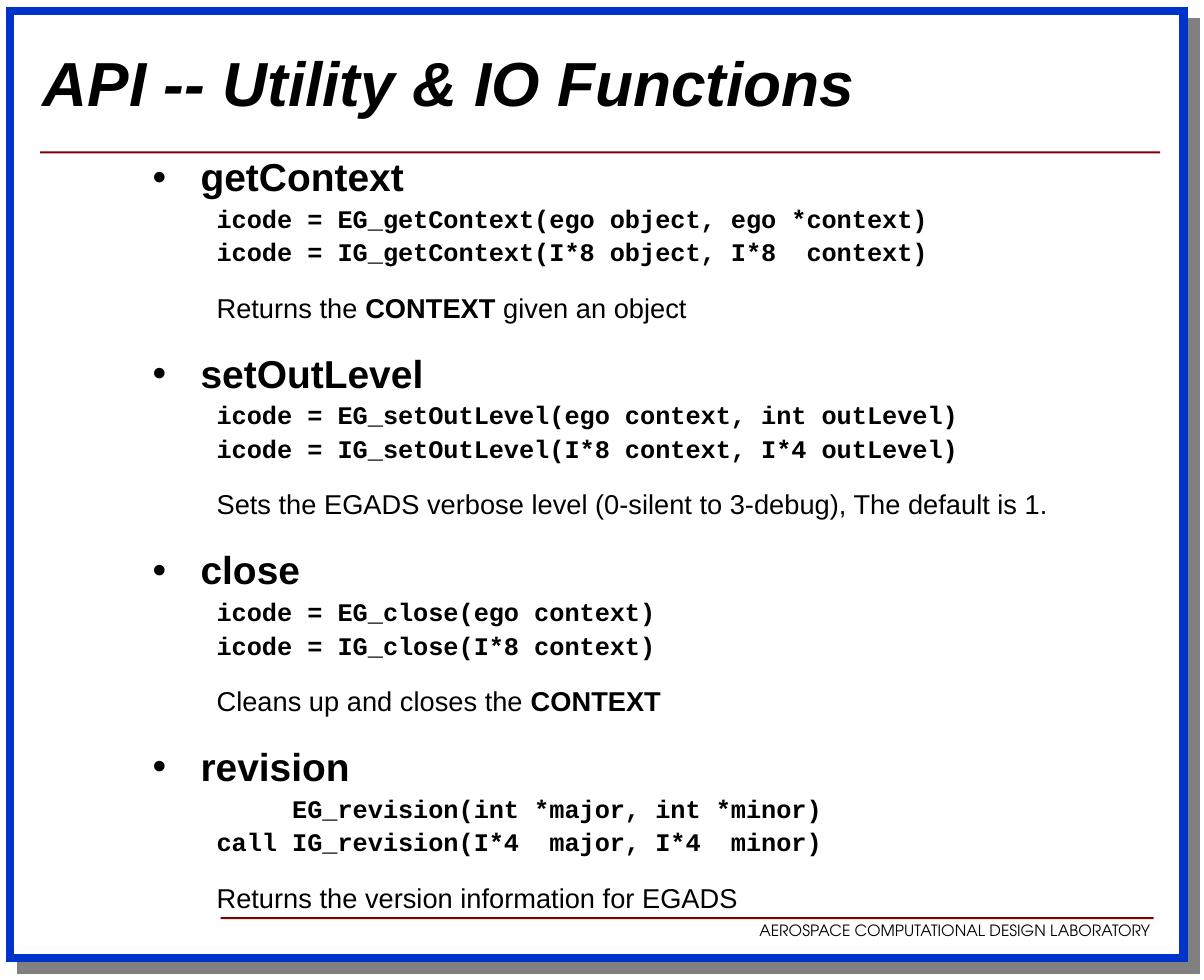
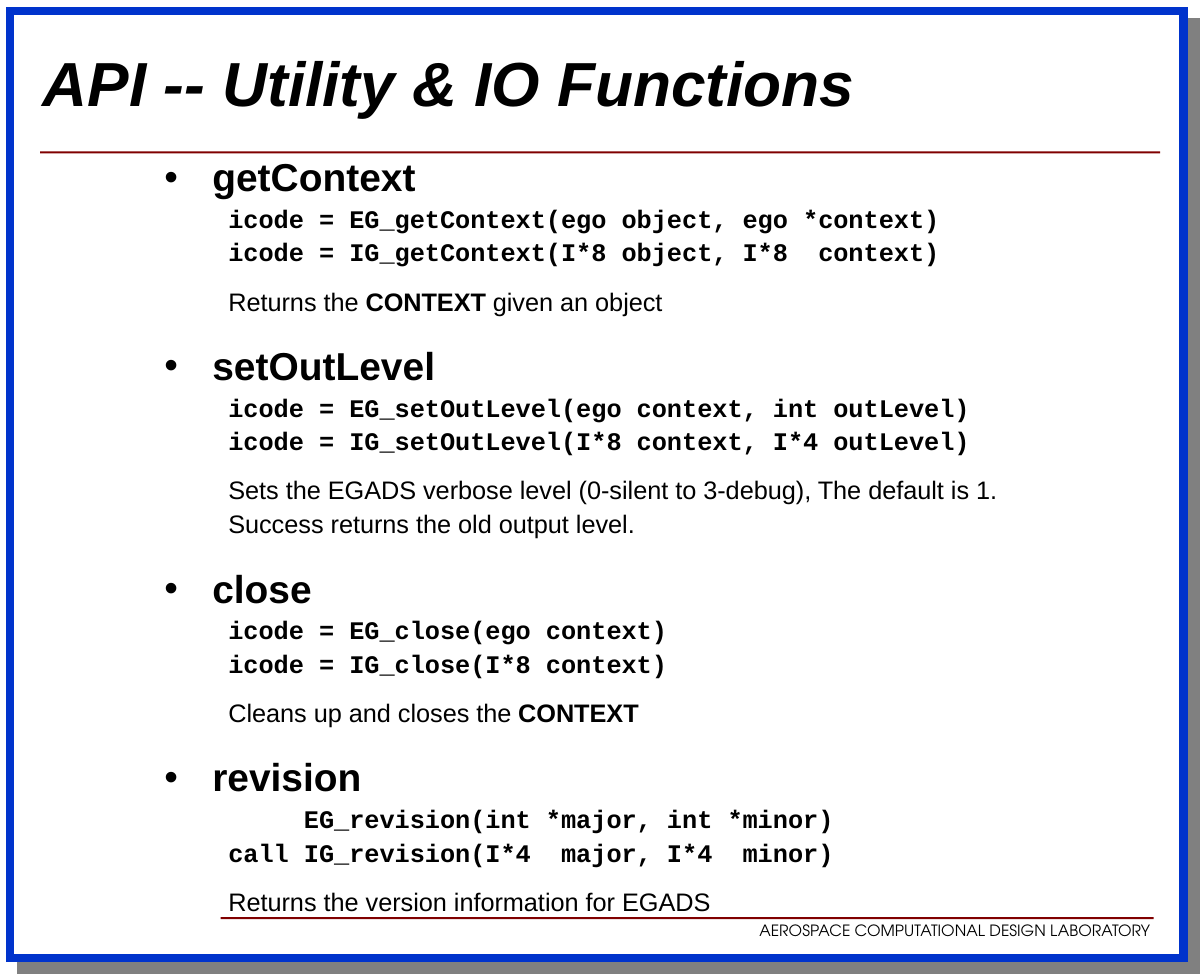
Before and after one commit to OpenMDAO/EGADS, a slide deck: slide 29 of docs/egads.ppt. Drawn at 1204x980 pixels with LibreOffice and Linux fonts; fonts in the diff are those of the drawing; background and template pictures are left out. Boxes give left, top, right and bottom in pixels: in the first picture for what was removed or moved away, otherwise in the second. Text is boxed around its words. In the diff, an @@ line names an element or a change of style, - is before the commit and + after.

```diff
--- a/docs/egads.ppt
+++ b/docs/egads.ppt
@@ text "getContext": place and size @@
-text "getContext" at <box>201,164,1048,909</box>
+text "getContext" at <box>212,164,997,912</box>
@@ text at <box>228,292,997,912</box>: size 14 to 13 pt in "Returns the CONTEXT given an object", "Sets the EGADS verbose level (0-silent to ...", "Cleans up and closes the CONTEXT", "Returns the version information for EGADS" @@
@@ text at <box>228,514,635,539</box>: paragraph added @@
+  Success returns the old output level.
```
Also in this commit, not shown: 7 other slides changed, 2 slides added, 18 other files.
